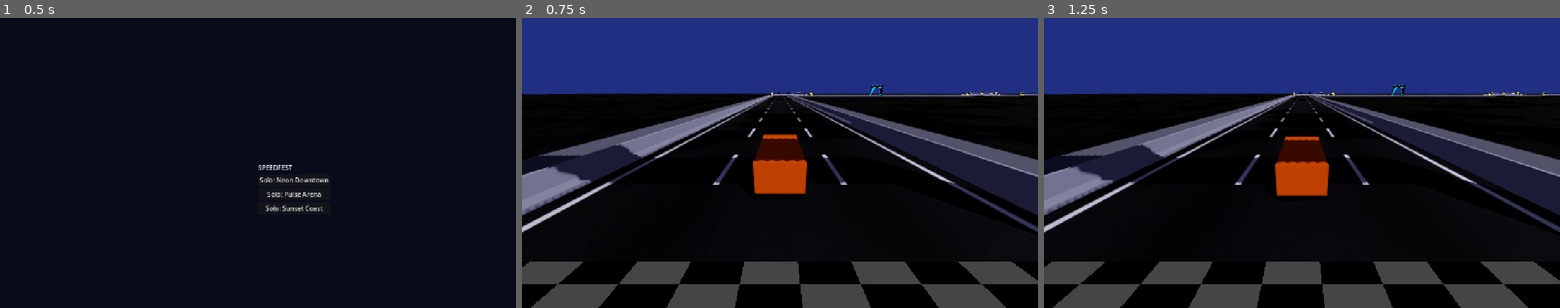
Above: before the commit, frames 1-3 (left to right).
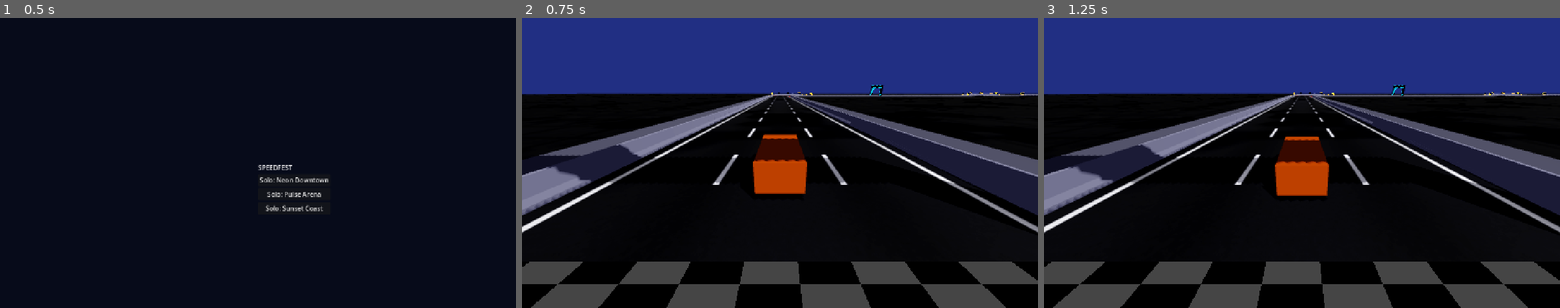
Above: after the commit, the same moments.

Repository: khanhonthetrack/speedfest
Game: Godot game, scene res://ui/main_menu.tscn
The game is run twice, just before and just after one commit, with the same random seed, the same clock (stepped at 60 frames per second) and the same inputs.
Inputs:
- Up to frame 1 (0.5 s): no input
- Up to frame 2 (0.75 s): click "Solo: Neon Downtown" at 0.5 s
- Up to frame 3 (1.25 s): no input

Frame 1 is identical in both runs. In frame 2, 1.5% of the frame differs, in the area x 0-100%, y 26-75%; in frame 3, 1.5%.

Commit message:
tracks: retro-reflective lane paint glow, fake sodium light in tunnels (readable on web/low quality)
Co-Authored-By: Claude Opus 5.5 <noreply@anthropic.com>
Claude-Session: https://claude.ai/code/session_01XWgKiHbRtgKdaQBXSuzZm7

Diff:
--- a/game/shaders/road.gdshader
+++ b/game/shaders/road.gdshader
@@ -12,6 +12,9 @@
 uniform int lane_count = 3;
 uniform float wetness : hint_range(0.0, 1.0) = 0.0;
 uniform float tech_panels = 0.0;   // arena: panel seams and a glowing center guide
+uniform float paint_glow = 0.1;    // retro-reflective paint: stays readable in the dark
+uniform vec4 tunnel_light : source_color = vec4(1.0, 0.62, 0.3, 1.0);
+uniform float tunnel_fake = 0.25;  // fake sodium bounce inside tunnels (UV2.y >= 2 marks tunnels)
 
 varying vec2 v_world;
 
@@ -42,7 +45,8 @@
 
 void fragment() {
 	float hw = UV2.x;
-	float curb_amt = UV2.y;
+	float in_tunnel = step(1.5, UV2.y);
+	float curb_amt = UV2.y - 2.0 * in_tunnel;
 	float x = UV.x - hw;            // lateral, + right
 	float ax = abs(x);
 	float d = UV.y;
@@ -115,4 +119,6 @@
 	METALLIC = 0.0;
 	SPECULAR = 0.5 + 0.3 * wet;
 	EMISSION = edge_color.rgb * edge * edge_emission * (1.0 - curb_zone) + tech_glow * edge_emission * 0.5;
+	EMISSION += paint * paint_a * paint_glow;
+	EMISSION += tunnel_light.rgb * (0.16 + 0.6 * col) * tunnel_fake * in_tunnel * (1.0 - 0.4 * smoothstep(0.0, hw, ax));
 }
--- a/game/tracks/track_builder.gd
+++ b/game/tracks/track_builder.gd
@@ -510,6 +510,10 @@
 			var s := StandardMaterial3D.new()
 			s.albedo_color = Color(0.36, 0.34, 0.32)
 			s.roughness = 0.8
+			# fake sodium bounce light (there are no real lights on web / low quality)
+			s.emission_enabled = true
+			s.emission = Color(1.0, 0.6, 0.3)
+			s.emission_energy_multiplier = 0.25 if (compat or Settings.quality < 2) else 0.08
 			m = s
 		"sidewalk":
 			var s := StandardMaterial3D.new()
@@ -588,6 +592,9 @@
 			s.set_shader_parameter("edge_emission", 0.0)
 			s.set_shader_parameter("center_mode", 1)
 			s.set_shader_parameter("lane_count", 3)
+	var fake := 1.0 if (Settings.is_compat() or Settings.quality < 2) else 0.3
+	s.set_shader_parameter("tunnel_fake", 0.9 * fake)
+	s.set_shader_parameter("paint_glow", 0.5 if style == "concrete" else 0.15)
 	_mat_cache[ck] = s
 	return s
 
@@ -666,6 +673,8 @@
 				var curb := 0.0
 				if not in_ranges(d, loop_ranges, 4.0):
 					curb = smoothstep(1.0 / 260.0, 1.0 / 110.0, horizontal_curvature(path, d))
+				if in_ranges(d, tunnel_ranges, -1.0):
+					curb += 2.0   # tunnel flag for the road shader
 				uv2s.append(Vector2(hw, curb))
 			loft(top, frames, ds, top_prof, uv2s)
 			loft(sides, frames, ds, side_prof)
